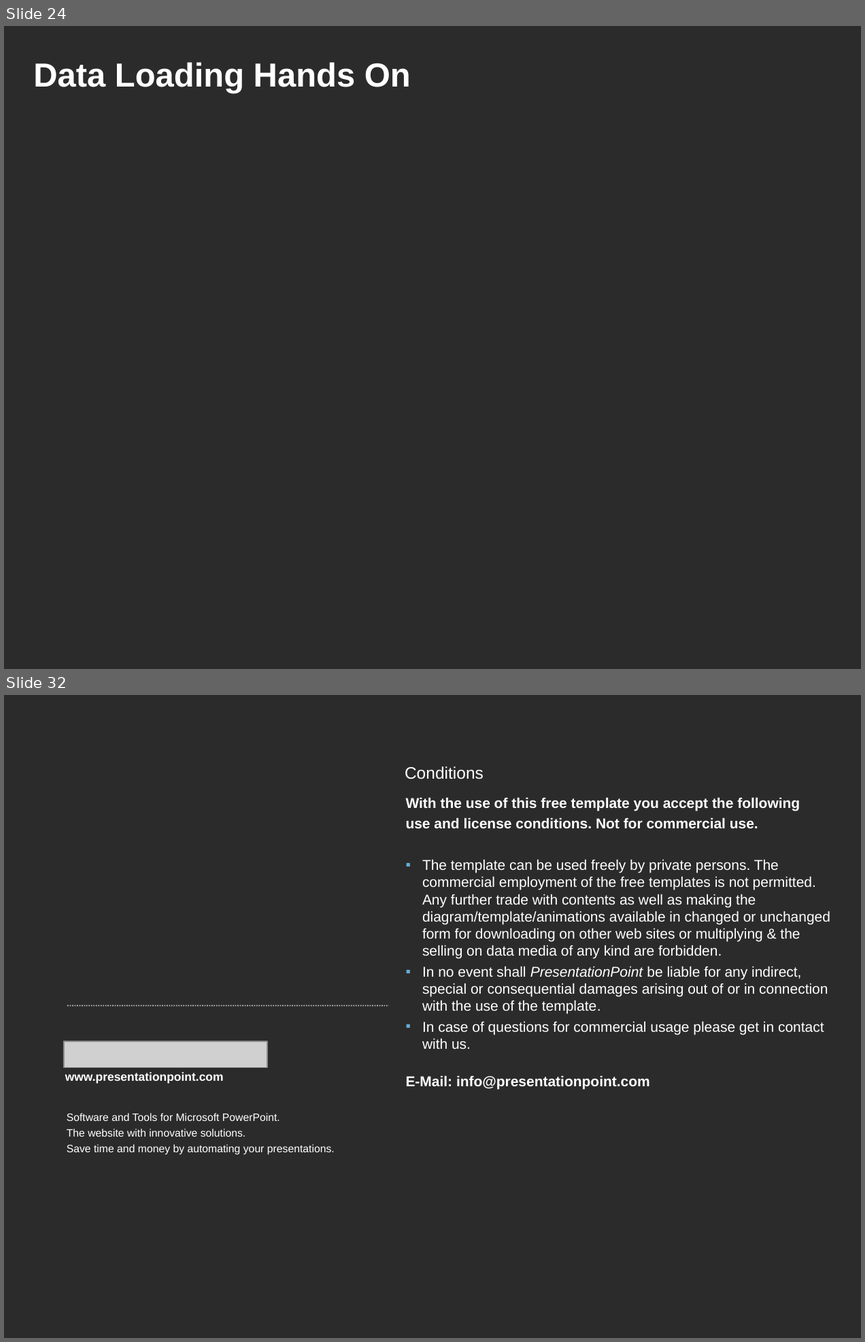
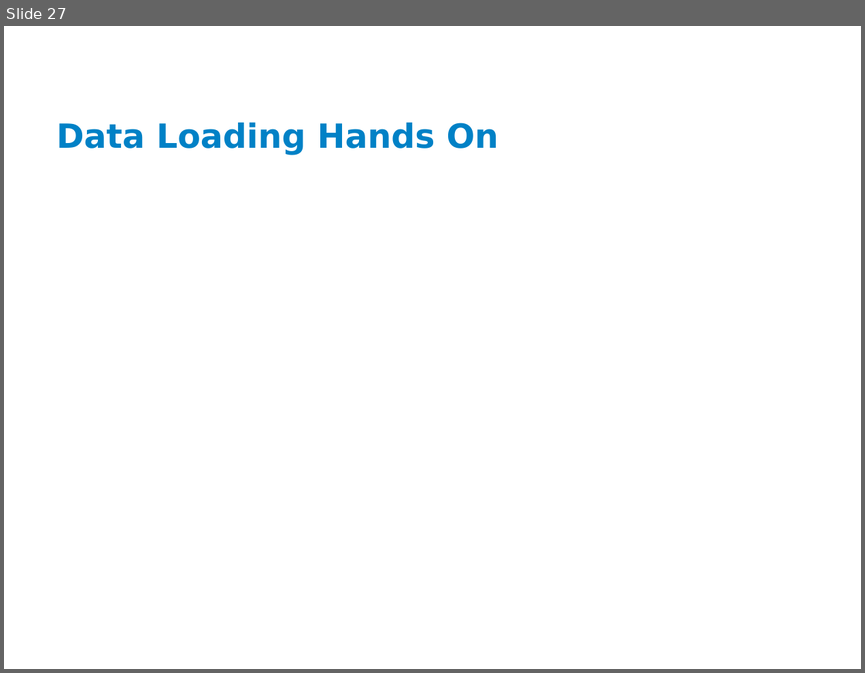
Before and after one commit to ianlin/small-data, a slide deck: training/data_etl.ppt. Shown one above the other, each under a label of ours: slides 24 and 32 before the commit, slide 27 after it; the slides between them are not shown. The pictures are 865x1342 and 865x673 pixels, drawn with LibreOffice and Linux fonts; fonts in the diff are those of the drawing; grey boxes stand for pictures; background and template pictures are left out; a plain dark background stands for a picture behind light text. Boxes give left, top, right and bottom in pixels: in the first picture for what was removed or moved away, otherwise in the second. Text is boxed around its words. In the diff, an @@ line names an element or a change of style, - is before the commit and + after.

```diff
--- a/training/data_etl.ppt
+++ b/training/data_etl.ppt
@@ slide 32 removed at (x1=4, y1=695, x2=861, y2=1338), background picture (left out) @@
@@ text removed at (x1=405, y1=766, x2=483, y2=779) @@
-Conditions
@@ text removed at (x1=406, y1=797, x2=830, y2=1089) @@
-With the use of this free template you accept the following
-use and license conditions. Not for commercial use.
-▪ The template can be used freely by private persons. The commercial employment of the free templates is not permitted. Any further trade with contents as well as making the diagram/template/animations available in changed or unchanged form for downloading on other web sites or multiplying & the selling on data media of any kind are forbidden.
-▪ In no event shall PresentationPoint be liable for any indirect, special or consequential damages arising out of or in connection with the use of the template.
-▪ In case of questions for commercial usage please get in contact with us.
-E-Mail: info@presentationpoint.com
@@ line removed from (67, 1005) to (389, 1005) @@
@@ picture removed at (x1=64, y1=1041, x2=267, y2=1068) @@
@@ text removed at (x1=65, y1=1072, x2=224, y2=1083) @@
-www.presentationpoint.com
@@ text removed at (x1=67, y1=1113, x2=334, y2=1155) @@
-Software and Tools for Microsoft PowerPoint.
-The website with innovative solutions.
-Save time and money by automating your presentations.
@@ what was slide 24 is now slide 27 @@
@@ slide 27 changed as well @@
@@ background picture (left out) to #FFFFFF @@
@@ title "Data Loading Hands On" moved from (x1=33, y1=62, x2=411, y2=93) to (x1=56, y1=122, x2=498, y2=155) @@
@@ title "Data Loading Hands On" at (x1=56, y1=122, x2=498, y2=155): font Arial to DejaVu Sans, text colour #FFFFFF to #0081C6; vertical alignment top to middle @@
```
Also in this commit, not shown: 17 other slides changed, 9 slides added, 13 other slides removed.
